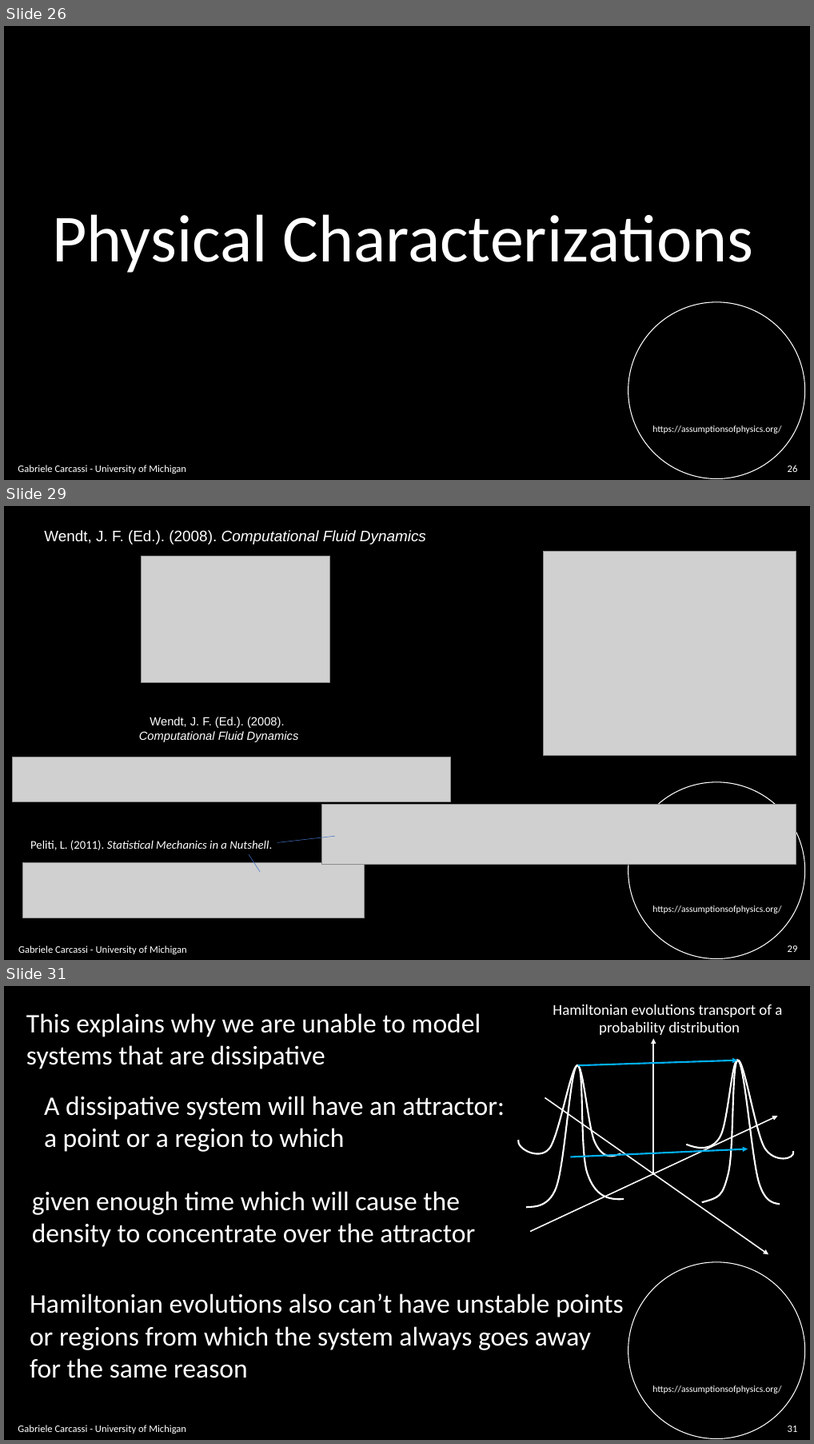
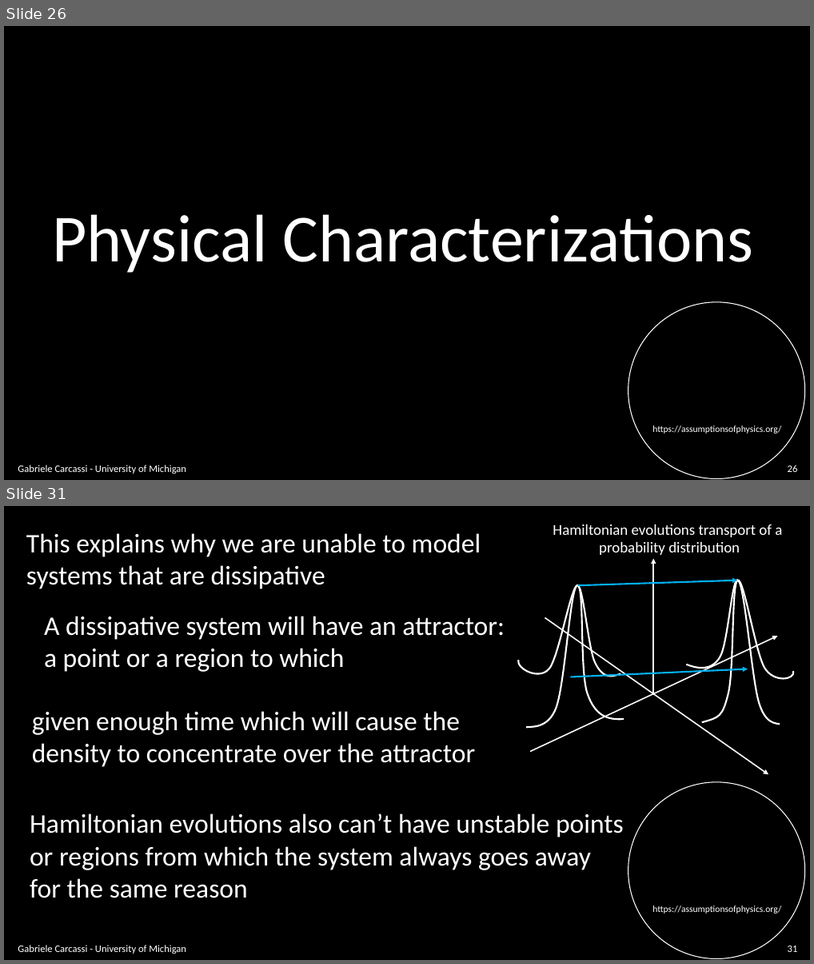
Before and after one commit to assumptionsofphysics/slides, a slide deck: BookCompanions-v2/RP-Class-3.pptx. Shown one above the other, each under a label of ours: slides 26, 29 and 31 before the commit, slides 26 and 31 after it; the slides between them are not shown. The pictures are 814x1444 and 814x964 pixels, drawn with LibreOffice and Linux fonts; fonts in the diff are those of the drawing; grey boxes stand for pictures; background and template pictures are left out. Boxes give left, top, right and bottom in pixels: in the first picture for what was removed or moved away, otherwise in the second. Text is boxed around its words. In the diff, an @@ line names an element or a change of style, - is before the commit and + after.

```diff
--- a/BookCompanions-v2/RP-Class-3.pptx
+++ b/BookCompanions-v2/RP-Class-3.pptx
@@ slide 29 removed at [4,506,810,960], background #000000; not listed: 2 template elements that a slide beside it also shows @@
@@ text removed at [44,530,426,544] @@
-Wendt, J. F. (Ed.). (2008). Computational Fluid Dynamics
@@ picture removed at [544,552,797,755] @@
@@ picture removed at [141,556,330,682] @@
@@ text removed at [139,716,299,742] @@
-Wendt, J. F. (Ed.). (2008).
-Computational Fluid Dynamics
@@ picture removed at [13,757,451,801] @@
@@ picture removed at [322,804,797,864] @@
@@ text removed at [30,840,272,850] @@
-Peliti, L. (2011). Statistical Mechanics in a Nutshell.
@@ line removed from (278, 842) to (335, 836) @@
@@ picture removed at [22,863,365,917] @@
@@ line removed from (249, 855) to (260, 872) @@
@@ text removed at [18,945,187,954] @@
-Gabriele Carcassi - University of Michigan
@@ page number removed at [788,945,798,952] @@
-29
```
Also in this commit, not shown: 31 slides changed, 6 slides added.
